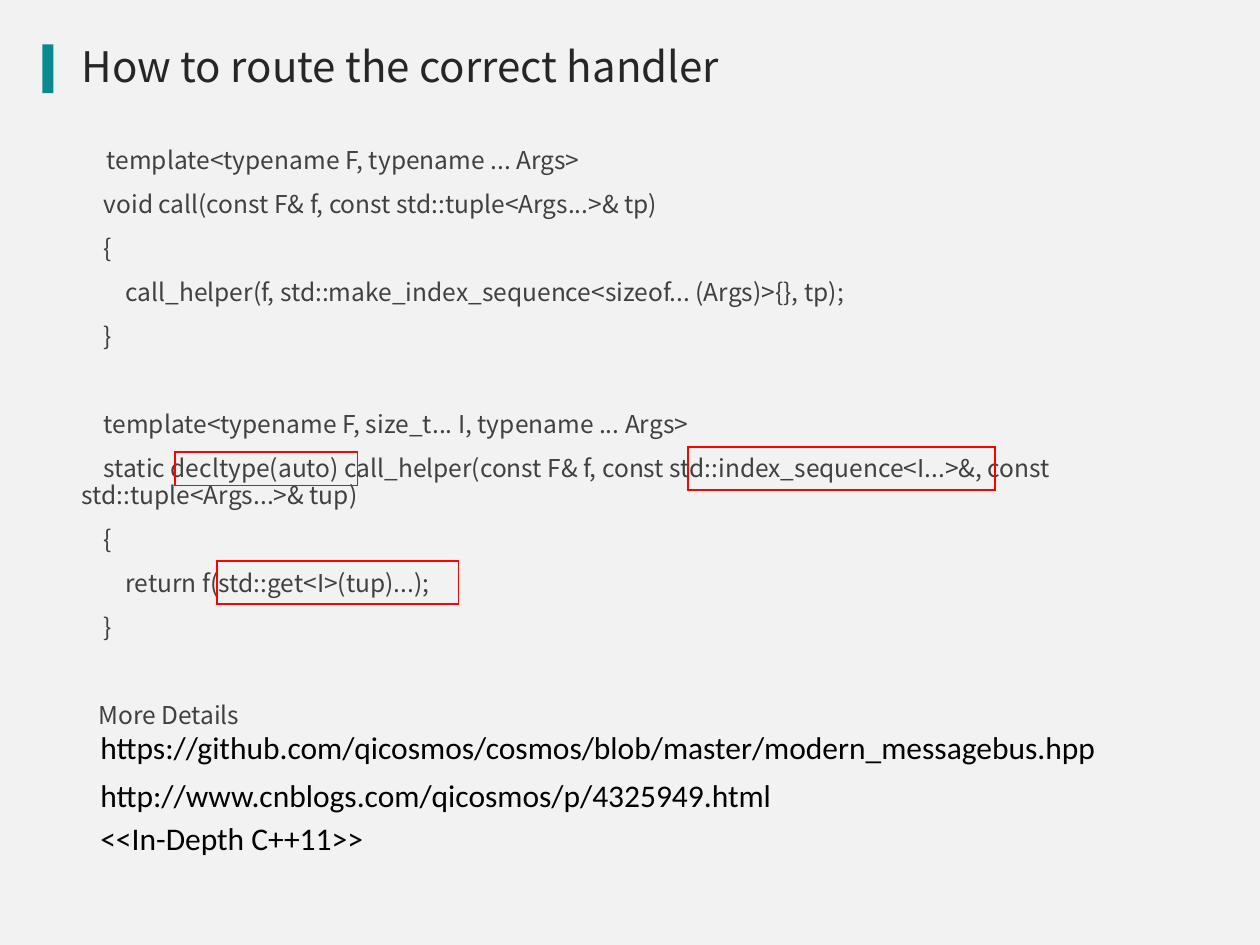
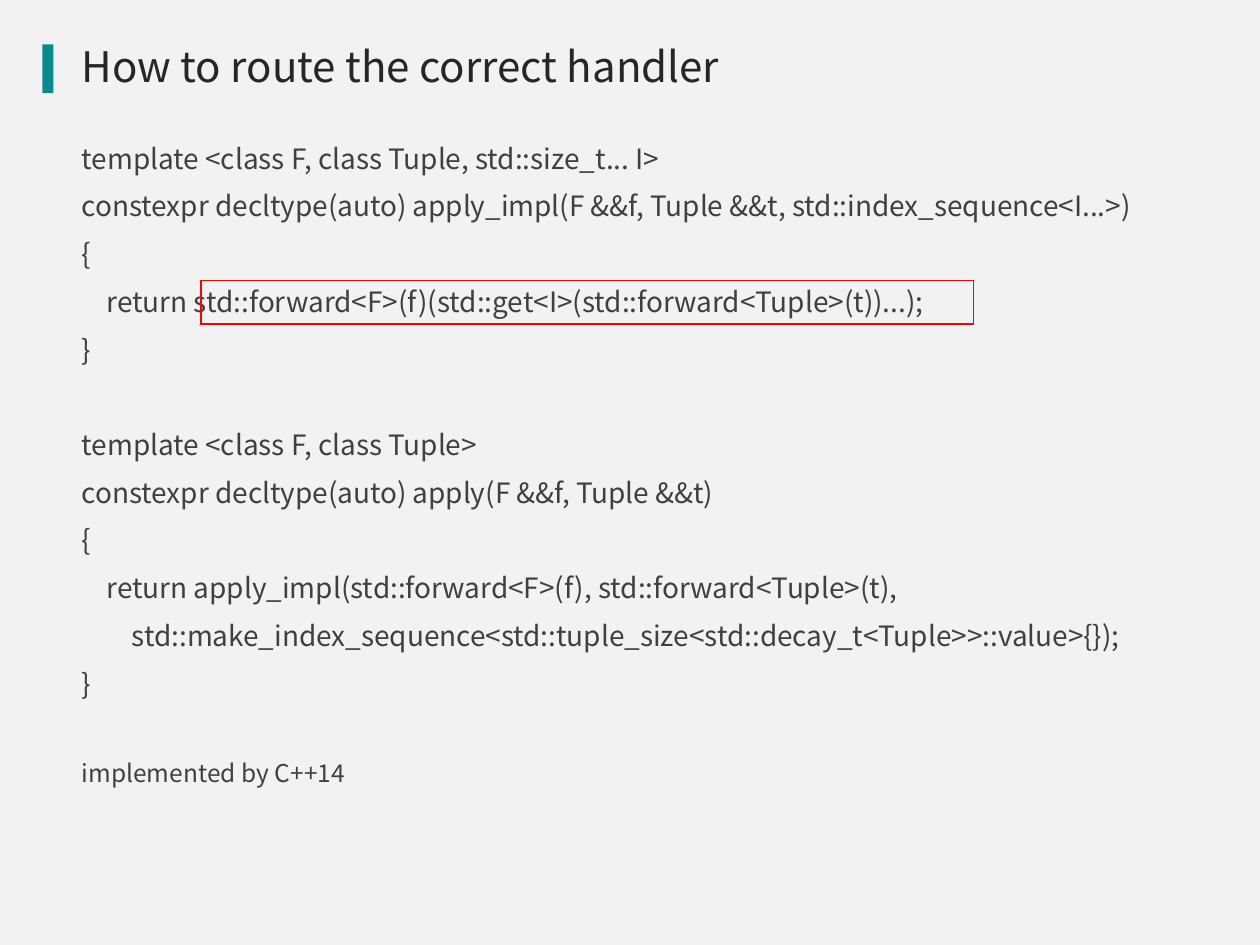
Before and after one commit to qicosmos/cppnow2017-ppt, a slide deck: slide 18 of An easy to use RPC framework implemented by c++11 and c++14.pptx (slide 19 before the commit). Drawn at 1260x945 pixels with LibreOffice and Linux fonts; fonts in the diff are those of the drawing; background and template pictures are left out. Boxes give left, top, right and bottom in pixels: in the first picture for what was removed or moved away, otherwise in the second. Text is boxed around its words. In the diff, an @@ line names an element or a change of style, - is before the commit and + after.

Commit message:
update

```diff
--- a/An easy to use RPC framework implemented by c++11 and c++14.pptx
+++ b/An easy to use RPC framework implemented by c++11 and c++14.pptx
@@ text "template <class F, class Tuple, ..." at box(82, 146, 1130, 788): size 14 to 16 pt in "{", "}", "{", "}" @@
@@ text at box(82, 146, 1130, 223): text changed; size 14 to 16 pt @@
-template<typename F, typename ... Args>
-void call(const F& f, const std::tuple<Args...>& tp)
+template <class F, class Tuple, std::size_t... I>
+constexpr decltype(auto) apply_impl(F &&f, Tuple &&t, std::index_sequence<I...>)
@@ text at box(107, 284, 923, 320): text changed; size 14 to 16 pt @@
-call_helper(f, std::make_index_sequence<sizeof... (Args)>{}, tp);
+return std::forward<F>(f)(std::get<I>(std::forward<Tuple>(t))...);
@@ rectangle: place and size @@
-rectangle at box(688, 447, 995, 490)
+rectangle at box(202, 281, 974, 324)
@@ text at box(82, 432, 713, 510): text changed; size 14 to 16 pt @@
-template<typename F, size_t... I, typename ... Args>
-static decltype(auto) call_helper(const F& f, const std::index_sequence<I...>&, const std::tuple<Args...>& tup)
+template <class F, class Tuple>
+constexpr decltype(auto) apply(F &&f, Tuple &&t)
@@ rectangle removed at box(175, 452, 358, 486) @@
@@ rectangle removed at box(217, 561, 459, 604) @@
@@ text at box(107, 575, 1120, 653): text changed; size 14 to 16 pt @@
-return f(std::get<I>(tup)...);
+return apply_impl(std::forward<F>(f), std::forward<Tuple>(t),
+std::make_index_sequence<std::tuple_size<std::decay_t<Tuple>>::value>{});
@@ text removed at box(100, 737, 1095, 765) @@
-https://github.com/qicosmos/cosmos/blob/master/modern_messagebus.hpp
@@ text at box(82, 762, 345, 788): text changed @@
-More Details
+implemented by C++14
@@ text removed at box(100, 785, 771, 813) @@
-http://www.cnblogs.com/qicosmos/p/4325949.html
@@ text removed at box(100, 828, 363, 855) @@
-<<In-Depth C++11>>
```
Also in this commit, not shown: 4 other slides changed, 5 slides added.
